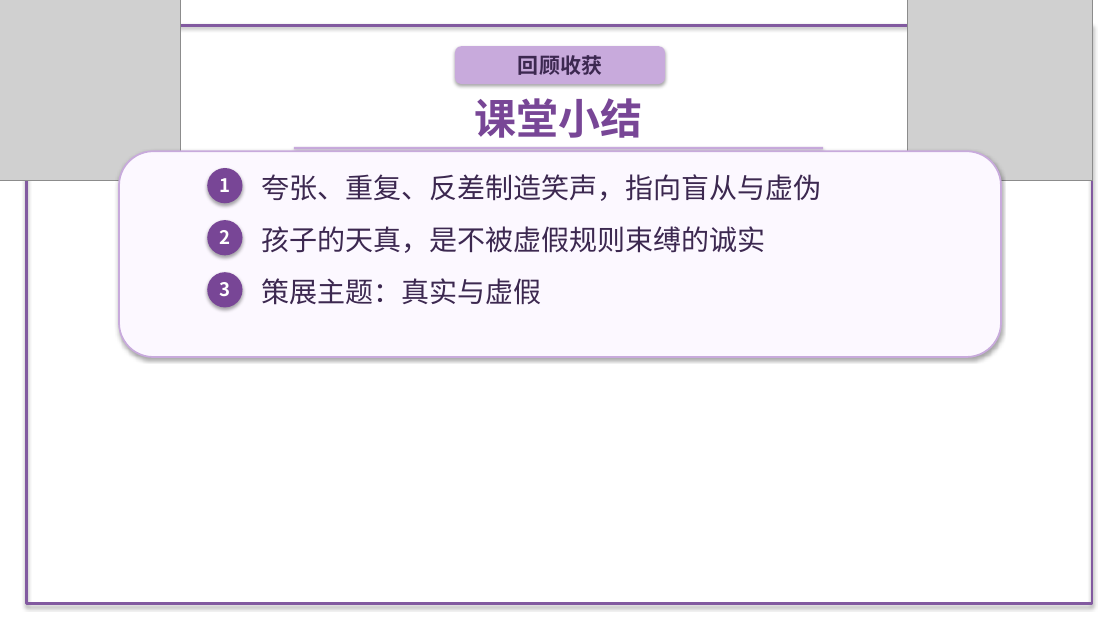
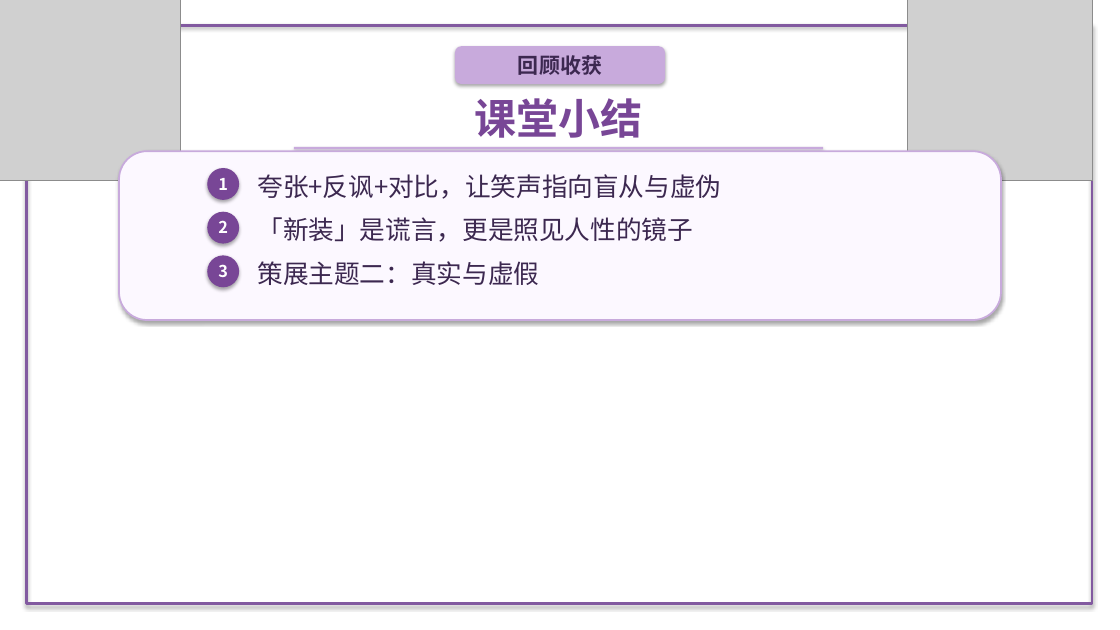
Before and after one commit to decemberlin54-del/declin, a slide deck: slide 7 of 第六单元PPT/第22课 皇帝的新装.pptx (slide 8 before the commit). Drawn at 1120x630 pixels with LibreOffice and Linux fonts; fonts in the diff are those of the drawing; grey boxes stand for pictures; background and template pictures are left out. Boxes give left, top, right and bottom in pixels: in the first picture for what was removed or moved away, otherwise in the second. Text is boxed around its words. In the diff, an @@ line names an element or a change of style, - is before the commit and + after.

```diff
--- a/第六单元PPT/第22课 皇帝的新装.pptx
+++ b/第六单元PPT/第22课 皇帝的新装.pptx
@@ rounded rectangle resized from (x1=119, y1=151, x2=1002, y2=357) to (x1=119, y1=151, x2=1002, y2=320) @@
@@ ellipse resized from (x1=208, y1=168, x2=243, y2=203) to (x1=208, y1=168, x2=239, y2=200) @@
@@ text at (x1=257, y1=174, x2=721, y2=199): text changed; size 24 to 22 pt @@
-夸张、重复、反差制造笑声，指向盲从与虚伪
+夸张+反讽+对比，让笑声指向盲从与虚伪
@@ text "2" moved from (x1=219, y1=230, x2=230, y2=244) to (x1=218, y1=220, x2=228, y2=233) @@
@@ ellipse resized from (x1=208, y1=220, x2=243, y2=255) to (x1=208, y1=212, x2=239, y2=244) @@
@@ text at (x1=257, y1=217, x2=693, y2=242): text changed; size 24 to 22 pt @@
-孩子的天真，是不被虚假规则束缚的诚实
+「新装」是谎言，更是照见人性的镜子
@@ size 16 to 14 pt in 3 elements at (x1=218, y1=178, x2=228, y2=190), (x1=218, y1=220, x2=228, y2=233), (x1=218, y1=264, x2=228, y2=277) @@
@@ text "3" moved from (x1=219, y1=282, x2=230, y2=296) to (x1=218, y1=264, x2=228, y2=277) @@
@@ ellipse resized from (x1=208, y1=272, x2=243, y2=308) to (x1=208, y1=255, x2=239, y2=287) @@
@@ text at (x1=257, y1=261, x2=539, y2=285): text changed; size 24 to 22 pt @@
-策展主题：真实与虚假
+策展主题二：真实与虚假
```
Also in this commit, not shown: 2 other slides changed, 4 slides added, 5 slides removed, 6 other files.
